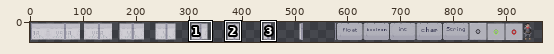
One commit to this sprite sheet: core/assets/spritesheet/tryandcatchpack.png. Above: a wide view before the commit, with the close-up outlined.
Close-up. Earlier state:
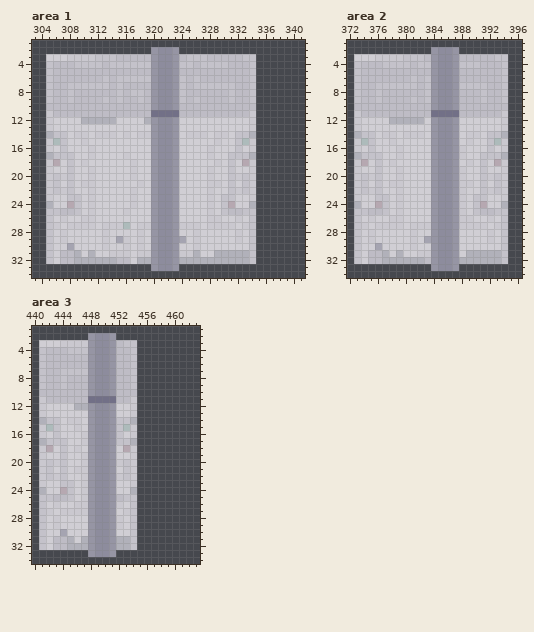
The file is 1024x64 pixels. Colours within 5 levels of each other are drawn and written as one. Shown: area 1: x 303..341, y 1..34; area 2: x 372..396, y 1..34; area 3: x 440..463, y 1..34. The wide view leaves out empty margins. The commit also changed other parts of the picture, which this record leaves out.
After:
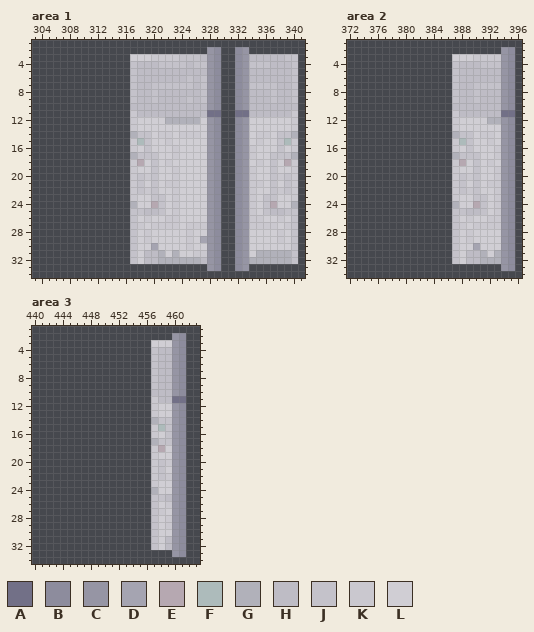
Palette (. is transparent): A #727087  B #8d8c9d  C #9695a4  D #a5a4b1  E #b6a8b1  F #adbbbb  G #b1b1ba  H #bebcc5  J #c4c2ca  K #cac8cf  L #d0ced4
Difference:
Changed rows in their new state; - is an unchanged pixel.
Area 1:
first column x 305:
 2 ---------------....----CB--BC-------
 3 ............LLLKKKKJ--HCB..BCHHHHHJJ
 4 ............-HHHJJJ-HJ-CB..BC-JJHHHJ
 5 ............J--HHHH----CB..BCHHHHHHJ
 6 ............-HHHHHHHJHJCB..BCHHHHHHJ
 7 ............J--JJJJ-JH-CB..BC-JJJHHJ
 8 ............-H-JHHHH--JCB..BCHHHJHHJ
 9 ............JH-JHHHHJHJCB..BCHHHJHHJ
10 ............---HHHH----CB..BC-HHHHHH
11 ............K--HHHH----AA..AAHHHHHHK
12 ............K-LLLGGGGG-CB..BCLLLLLLK
13 ............K--LLLL----CB..BCLLLLLLK
14 ............GJJLKKLK--LCB..BCLKKLJJG
15 ............KFJLLKL----CB..BCLKLLJFK
16 ............K-JLLLK----CB..BC-LLLJLK
17 ............GJJJLLK----CB..BCKLLJJJG
18 ............-E-JLKL----CB..BCLKLJLEK
19 ............---JLLK----CB..BC-LLJLLK
20 ............-JKJLLK----CB..BC-LLJKJK
21 ............KJ-JLKK----CB..BC-KLJLJK
22 ............-JKJLLK----CB..BC-LLJKJK
23 ............---JJLK----CB..BC-LJJLLK
24 ............G--EJLK----CB..BCKLJELLG
25 ............JJHHJLK----CB..BCKLJHHJJ
26 ............J-KLLKK----CB..BCKKLLKLJ
27 ............J-LKKKKL--KCB..BCKKKKLKJ
28 ............JLKLLLL-KL-CB..BCLLLLKLJ
29 ............JLKLLLLLKLDCB..BCLLLLKLJ
30 ............JL-DLLL-KL-CB..BCLLLLLLJ
31 ............JLHHGLGLLKKCB..BCLGGGGGJ
32 ............JLHHGGG---HCB..BCGGGGGGJ
33 ---------------....----CB--BC-------
Area 2:
first column x 373:
 2 -----------....------CB
 3 ..............LLLKKKKCB
 4 ..............JHHHJJJCB
 5 ..............J------CB
 6 ..............J------CB
 7 ..............JHH--JJCB
 8 ..............J--JH--CB
 9 ..............J--JH--CB
10 ..............H------CB
11 ..............K------AA
12 ..............K----GGCB
13 ..............K------CB
14 ..............GJJLKKLCB
15 ..............KFJ--KLCB
16 ..............KLJ--LKCB
17 ..............GJJJLLKCB
18 ..............KELJLKLCB
19 ..............KL-JL-KCB
20 ..............KJKJLLKCB
21 ..............KJLJLKKCB
22 ..............KJKJLLKCB
23 ..............KL----KCB
24 ..............GL-EJ-KCB
25 ..............JJHHJLKCB
26 ..............JL----KCB
27 ..............J-L--K-CB
28 ..............J-K--L-CB
29 ..............J-K--L-CB
30 ..............J--D---CB
31 ..............J-HH-L-CB
32 ..............JLHH---CB
33 -----------....------CB
Area 3:
first column x 441:
 2 -------....--------CB
 3 ..............--LLLCB
 4 ..............--JHHCB
 5 ..............--JHHCB
 6 ..............--JHHCB
 7 ..............--JHHCB
 8 ..............--JHHCB
 9 ..............--JHHCB
10 ..............--HHHCB
11 ..............--KHHAA
12 ..............--KLLCB
13 ..............--KLLCB
14 ..............--GJJCB
15 ..............--KFJCB
16 ..............--KLJCB
17 ..............--GJJCB
18 ..............--KELCB
19 ..............--KLLCB
20 ..............--KJKCB
21 ..............--KJLCB
22 ..............--KJKCB
23 ..............--KLLCB
24 ..............--GLLCB
25 ..............--JJHCB
26 ..............--JLKCB
27 ..............--JKLCB
28 ..............--JLKCB
29 ..............--JLKCB
30 ..............--JLLCB
31 ..............--JLHCB
32 ..............--JLHCB
33 -------....--------CB
Pixel boxes of the changes (left, top, right, bottom) in both close-ups:
changed: (46, 47, 298, 271)
changed: (354, 47, 515, 271)
changed: (39, 333, 186, 557)
